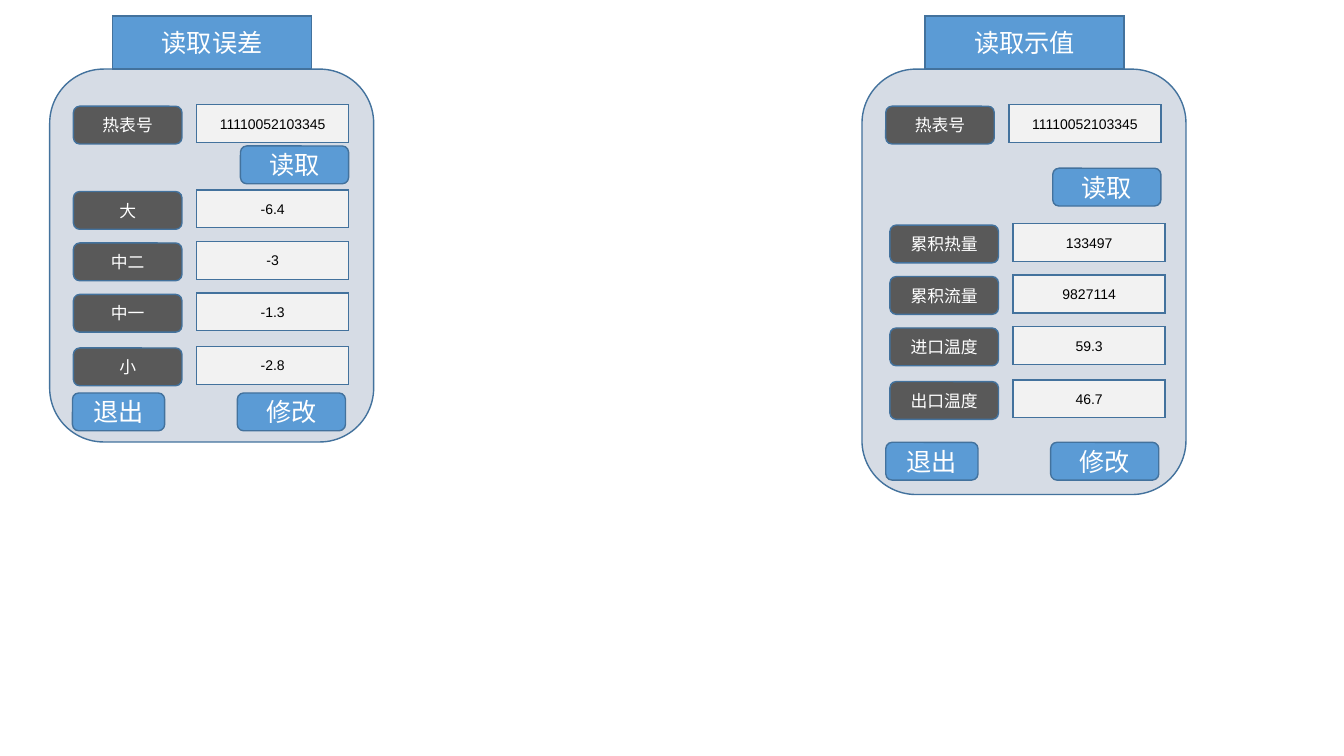
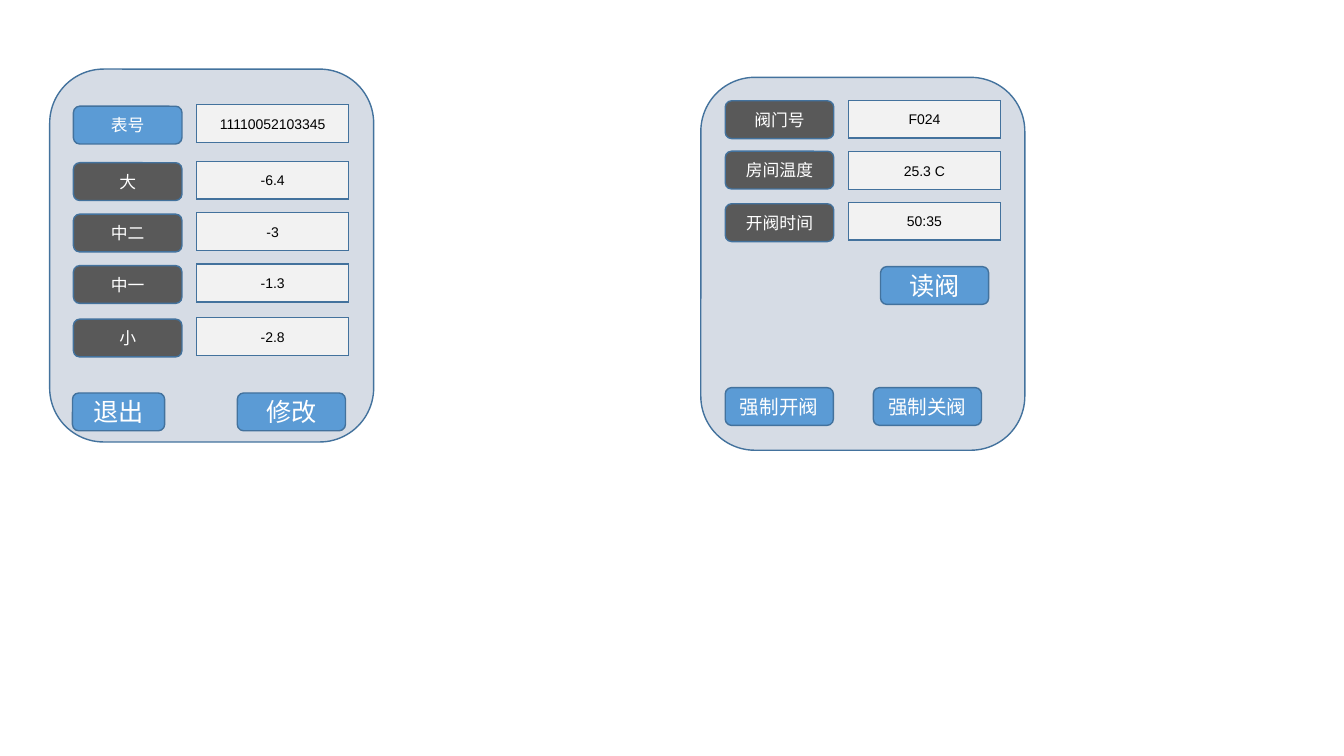
Before and after one commit to flimmy78/HandDevice, a slide deck: slide 10 of docs/design/界面设计.pptx. Drawn at 1344x756 pixels with LibreOffice and Linux fonts; fonts in the diff are those of the drawing. Boxes give left, top, right and bottom in pixels: in the first picture for what was removed or moved away, otherwise in the second. Text is boxed around its words. In the diff, an @@ line names an element or a change of style, - is before the commit and + after.

```diff
--- a/docs/design/界面设计.pptx
+++ b/docs/design/界面设计.pptx
@@ rectangle removed at <box>113,16,312,70</box> @@
-读取误差
@@ rectangle removed at <box>926,16,1124,70</box> @@
-读取示值
@@ rounded rectangle: place and size @@
-rounded rectangle at <box>862,70,1186,495</box>
+rounded rectangle at <box>701,78,1024,451</box>
@@ rounded rectangle "表号" at <box>74,106,182,143</box>: fill #595959 to #5B9BD5 @@
@@ text in rounded rectangle at <box>111,117,145,133</box>: text changed @@
-热表号
+表号
@@ rounded rectangle added at <box>725,101,834,138</box>, fill #595959, outline #43739E 1 pt, 12 pt, text #FFFFFF @@
+阀门号
@@ rectangle added at <box>849,100,1001,137</box>, fill #F2F2F2, outline #43739E 1 pt, 10 pt, text #000000 @@
+F024
@@ rounded rectangle removed at <box>886,106,995,143</box> @@
-热表号
@@ rectangle removed at <box>1009,105,1162,142</box> @@
-11110052103345
@@ rounded rectangle removed at <box>241,146,349,184</box> @@
-读取
@@ rounded rectangle added at <box>725,151,834,189</box>, fill #595959, outline #43739E 1 pt, 12 pt, text #FFFFFF @@
+房间温度
@@ rectangle added at <box>849,151,1001,189</box>, fill #F2F2F2, outline #43739E 1 pt, 10 pt, text #000000 @@
+25.3 C
@@ rounded rectangle removed at <box>1053,168,1160,206</box> @@
-读取
@@ rounded rectangle added at <box>725,204,834,241</box>, fill #595959, outline #43739E 1 pt, 12 pt, text #FFFFFF @@
+开阀时间
@@ rectangle added at <box>849,203,1001,240</box>, fill #F2F2F2, outline #43739E 1 pt, 10 pt, text #000000 @@
+50:35
@@ rounded rectangle removed at <box>890,225,999,262</box> @@
-累积热量
@@ rectangle removed at <box>1013,224,1166,261</box> @@
-133497
@@ 4 rounded rectangles, 4 rectangles: place and size @@
-4 rounded rectangles, 4 rectangles at <box>74,191,349,385</box>
+4 rounded rectangles, 4 rectangles at <box>74,161,349,357</box>
@@ rounded rectangle added at <box>881,267,989,304</box>, fill #5B9BD5, outline #43739E 1 pt, 18 pt, text #FFFFFF @@
+读阀
@@ rounded rectangle removed at <box>890,276,999,314</box> @@
-累积流量
@@ rectangle removed at <box>1013,275,1166,313</box> @@
-9827114
@@ rounded rectangle removed at <box>890,328,999,365</box> @@
-进口温度
@@ rectangle removed at <box>1013,327,1166,364</box> @@
-59.3
@@ rounded rectangle added at <box>725,388,833,425</box>, fill #5B9BD5, outline #43739E 1 pt, 14 pt, text #FFFFFF @@
+强制开阀
@@ rounded rectangle added at <box>873,388,981,425</box>, fill #5B9BD5, outline #43739E 1 pt, 14 pt, text #FFFFFF @@
+强制关阀
@@ rounded rectangle removed at <box>890,382,999,419</box> @@
-出口温度
@@ rectangle removed at <box>1013,380,1166,417</box> @@
-46.7
@@ rounded rectangle removed at <box>886,443,978,480</box> @@
-退出
@@ rounded rectangle removed at <box>1051,443,1158,480</box> @@
-修改
```
Also in this commit, not shown: 9 other slides changed, 1 slide added, 3 slides removed.
